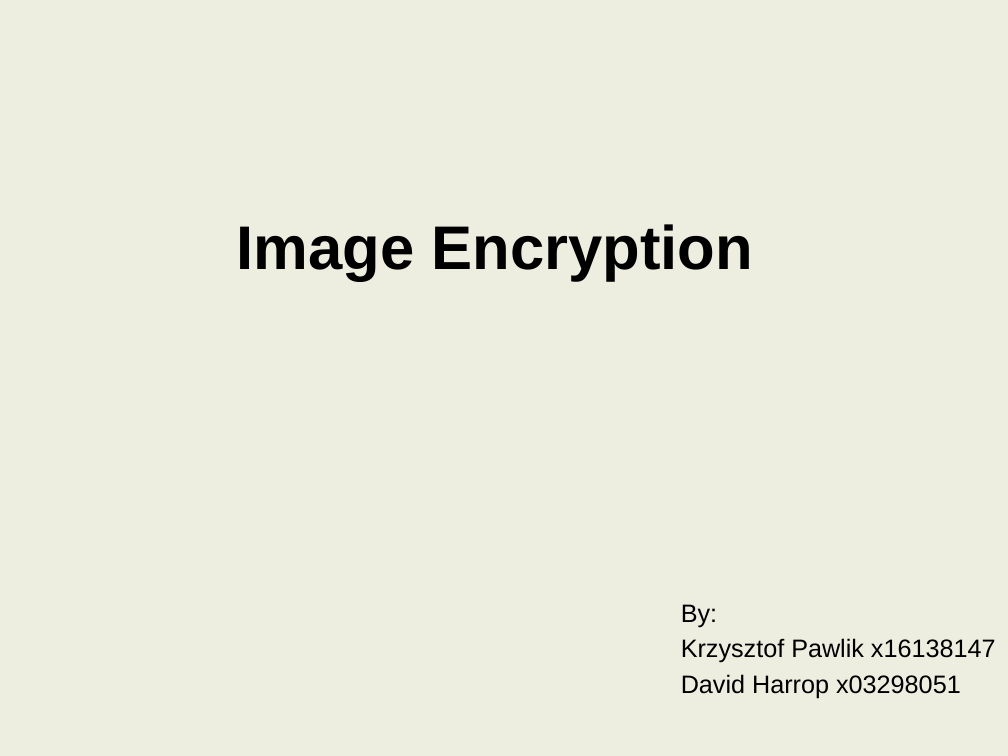
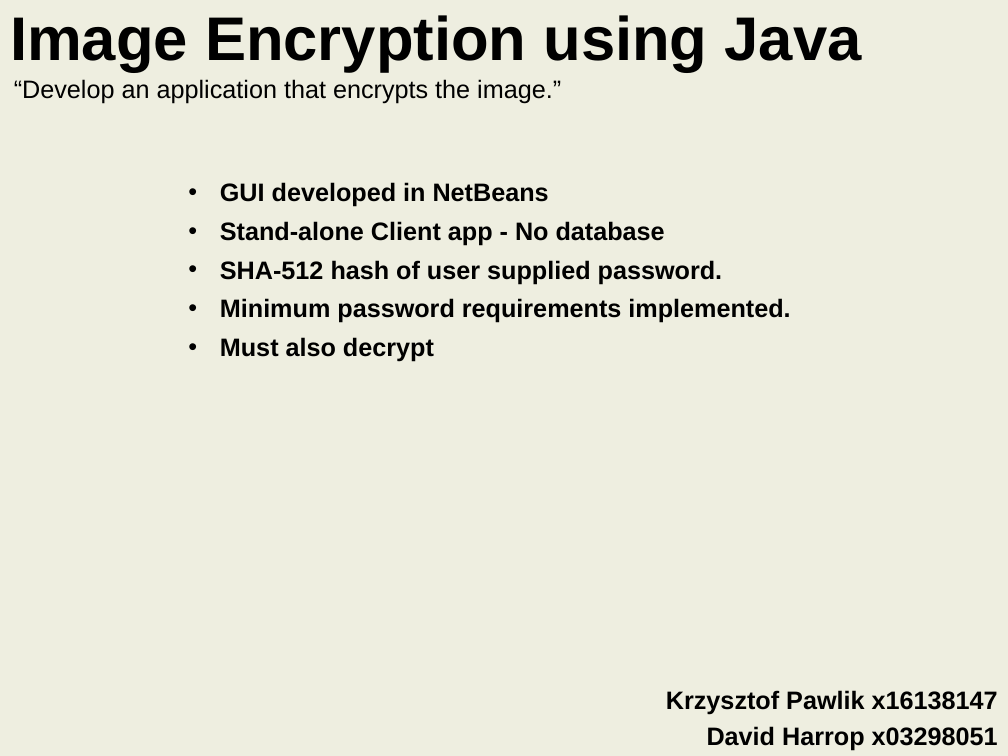
Before and after one commit to harropda/DIVVY-PIC, a slide deck: slide 1 of Documentation/Image Encryption.pptx. Drawn at 1008x756 pixels with LibreOffice and Linux fonts; fonts in the diff are those of the drawing; background and template pictures are left out. Boxes give left, top, right and bottom in pixels: in the first picture for what was removed or moved away, otherwise in the second. Text is boxed around its words. In the diff, an @@ line names an element or a change of style, - is before the commit and + after.

```diff
--- a/Documentation/Image Encryption.pptx
+++ b/Documentation/Image Encryption.pptx
@@ title at <box>10,15,862,72</box>: text changed @@
-Image Encryption
+Image Encryption using Java
@@ text added at <box>14,79,561,104</box>, 18 pt, text #000000 @@
+“Develop an application that encrypts the image.”
@@ text added at <box>220,182,790,362</box>, 18 pt, text #000000, bold @@
+• GUI developed in NetBeans
+• Stand-alone Client app - No database
+• SHA-512 hash of user supplied password.
+• Minimum password requirements implemented.
+• Must also decrypt
@@ subtitle at <box>681,604,717,628</box>: paragraph removed @@
-By:
@@ subtitle "Krzysztof Pawlik x16138147": place and size @@
-subtitle "Krzysztof Pawlik x16138147" at <box>681,604,996,698</box>
+subtitle "Krzysztof Pawlik x16138147" at <box>666,690,998,750</box>
@@ subtitle "Krzysztof Pawlik x16138147" at <box>666,690,998,750</box>: bold on; alignment left to right @@
```
Also in this commit, not shown: 2 other slides changed, 2 slides added, 5 slides removed.
